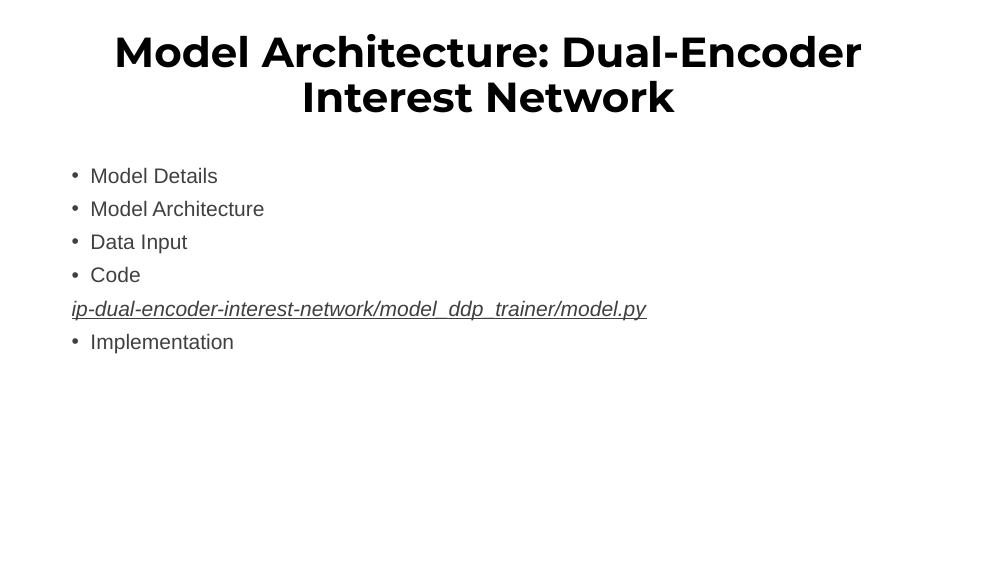
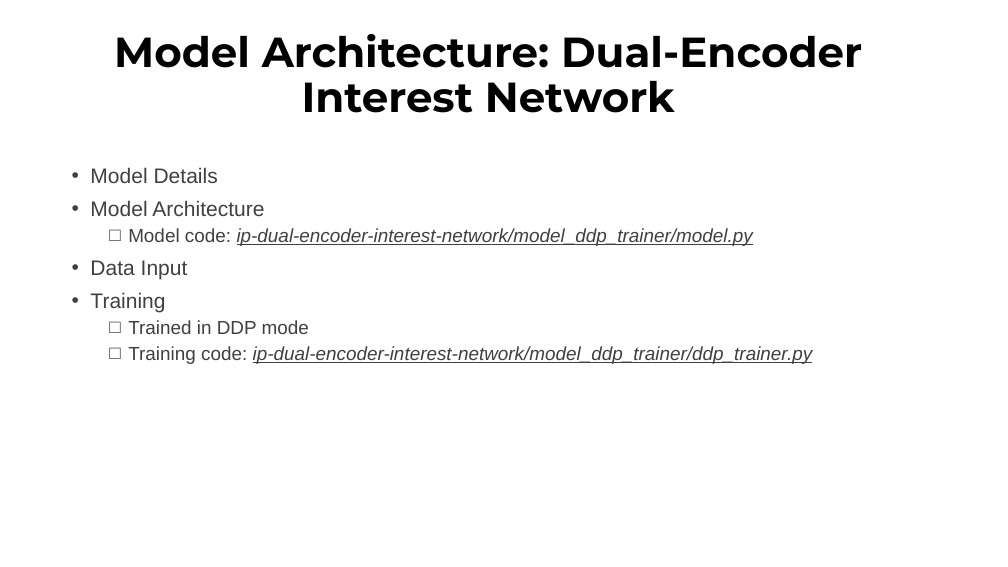
Before and after one commit to CyberPlayerOne/ip-dual-encoder-interest-network, a slide deck: slide 23 of slides/Presentation1.pptx. Drawn at 1008x567 pixels with LibreOffice and Linux fonts; fonts in the diff are those of the drawing. Boxes give left, top, right and bottom in pixels: in the first picture for what was removed or moved away, otherwise in the second. Text is boxed around its words. In the diff, an @@ line names an element or a change of style, - is before the commit and + after.

```diff
--- a/slides/Presentation1.pptx
+++ b/slides/Presentation1.pptx
@@ text at (x1=128, y1=228, x2=753, y2=246): paragraph added @@
+  □ Model code: ip-dual-encoder-interest-network/model_ddp_trainer/model.py
@@ text at (x1=90, y1=292, x2=813, y2=364): text changed; size 20 to 18 pt @@
-• Code
-ip-dual-encoder-interest-network/model_ddp_trainer/model.py
-• Implementation
+• Training
+  □ Trained in DDP mode
+  □ Training code: ip-dual-encoder-interest-network/model_ddp_trainer/ddp_trainer.py
```
Also in this commit, not shown: 4 other files.
